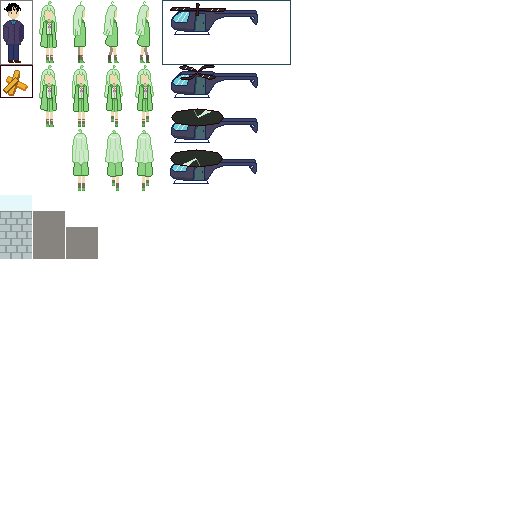
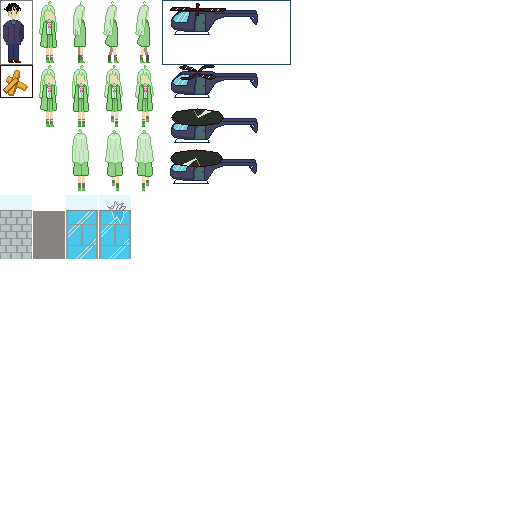
Two versions of the same layered image (512x512). Layer-by-layer changes:
removed layer "矩形 3" over [0, 210, 32, 259]
removed layer "矩形 6" over [66, 227, 98, 259]
added layer "图层 2" above "图层 1" over [99, 195, 131, 259]
painted on "图层 1" over [0, 195, 98, 259]
